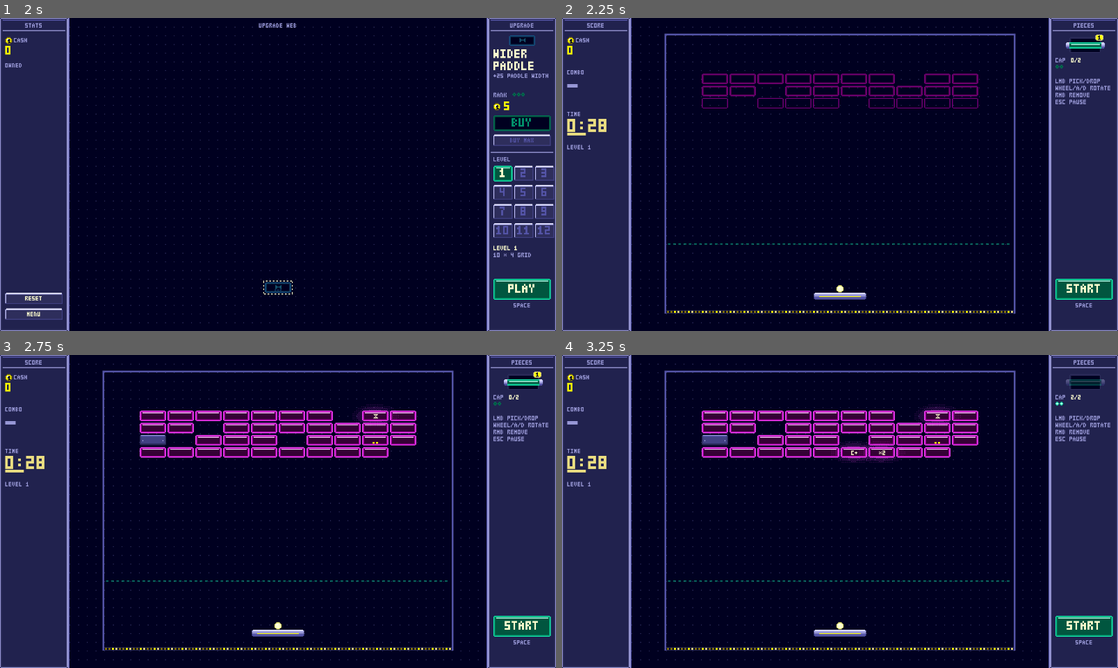
Above: before the commit, frames 1-4 (two rows, left to right).
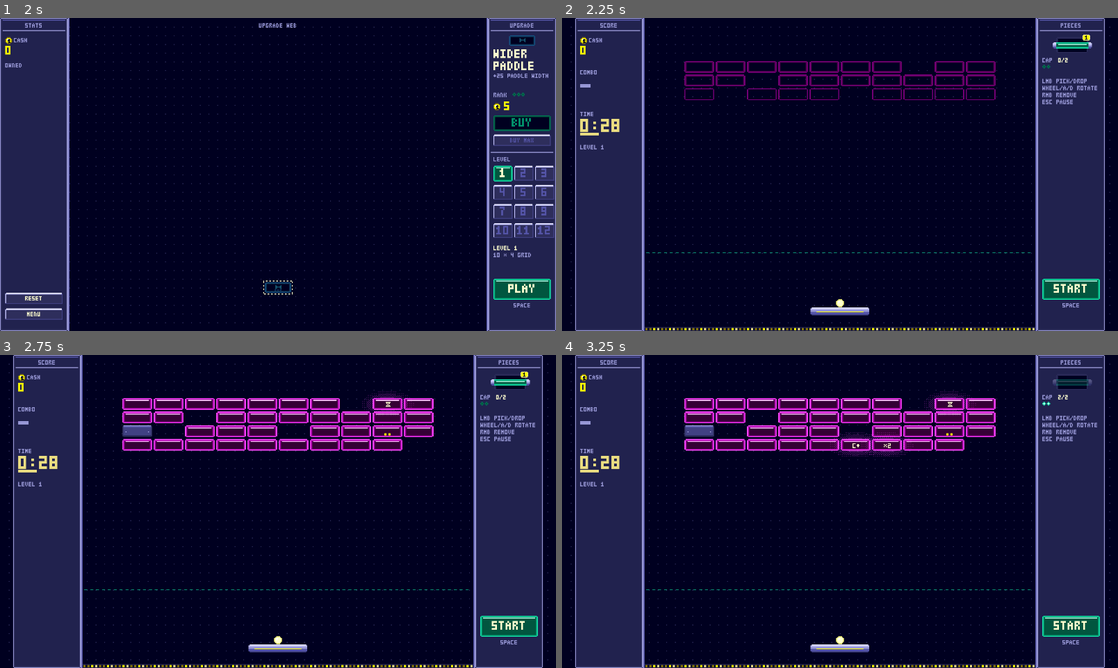
Above: after the commit, the same moments.

Repository: alpacaxander/breakin-cremental
Game: Godot game, scene res://src/main.tscn
Two runs of this game, one before a commit and one after it. Both use one fixed random seed, a clock stepped at 60 frames per second and the inputs below.
Inputs:
- Up to frame 1 (2 s): click "PLAY" at 0.5 s; click "1" at 1.25 s
- Up to frame 2 (2.25 s): click "PLAY" at 2 s
- Up to frame 3 (2.75 s): no input
- Up to frame 4 (3.25 s): click "1" at 2.75 s

Frame 1 is identical in both runs. In frame 2, 18% of the frame differs, in the area x 0-100%, y 0-100%; in frame 3, 24%; in frame 4, 24%.

Commit message:
Scale the cabinet with the window and move the columns in against the arena
Godot's stretch is off; main.gd sets the window scale so 1280x720 just fits, so
there are no bars and the HUD grows with the arena. In a round the columns sit
against the arena frame and the leftover width is board outside them. The cursor
follows the scale. tests/shots.gd renders every screen at eight window sizes
under Xvfb (xvfb-run added to the dev shell) for checking the layout by eye.

Co-Authored-By: Claude Fable 5.1 <noreply@anthropic.com>

Diff:
--- a/project.godot
+++ b/project.godot
@@ -22,9 +22,7 @@
 
 window/size/viewport_width=1280
 window/size/viewport_height=720
-window/stretch/mode="canvas_items"
-window/stretch/aspect="expand"
-window/stretch/scale_mode="integer"
+window/stretch/mode="disabled"
 
 [gui]
 
--- a/src/arena.gd
+++ b/src/arena.gd
@@ -69,7 +69,6 @@
 func _ready() -> void:
 	field = Rect2(Vector2.ZERO, Game.arena_size(level))
 	get_viewport().size_changed.connect(_fit)
-	_fit()
 	# Walls: left, right, top. Bottom is open, that's the drop. Then the level's own walls, if any.
 	box("wall", Vector2(100, field.size.y * 3), Vector2(-50, field.size.y / 2))
 	box("wall", Vector2(100, field.size.y * 3), Vector2(field.size.x + 50, field.size.y / 2))
@@ -108,15 +107,21 @@
 	place = Place.new(self, ui)
 	place.started.connect(_on_start)
 	add_child(place)
-
-
-## Centres the arena between the cabinet columns, on whole sprite px, and re-fits the cabinet screens riding on this node.
+	_fit()  # after the cabinet exists, so its columns move in to the frame
+
+
+## Scales the arena to the largest that fits between the cabinet columns, centres it on whole sprite px, and moves the
+## columns of the cabinet screens riding on this node in against its frame.
 func _fit() -> void:
 	var canvas := get_viewport().get_visible_rect().size
 	var inset := Ui.FIELD_X * Fx.SCALE  # a column, in game px
-	position = (Vector2(inset, 0) + (Vector2(canvas.x - 2 * inset, canvas.y) - field.size) / 2).snapped(Vector2.ONE * Fx.SCALE)
+	# ponytail: free scale, so sprite px go uneven above 1x; floor s to 0.5 steps (whole screen px) if the shimmer bothers
+	var s := minf((canvas.x - 2 * inset) / field.size.x, canvas.y / field.size.y)
+	scale = Vector2.ONE * s
+	position = ((canvas - field.size * s) / 2).snapped(Vector2.ONE * Fx.SCALE)
 	for c in get_children():
 		if c is Ui.Root:
+			c.edge = maxf(0, position.x / Fx.SCALE - Ui.FIELD_X)
 			c.fit()
 
 
@@ -608,7 +613,7 @@
 
 func _draw() -> void:
 	# Base and dots come from the cabinet (ui, drawn beneath this). Here: the frame and level walls, the placement line,
-	# the bottom lamps and the balls. The frame sits just outside the arena, under the rails when the arena fills the field.
+	# the bottom lamps and the balls. The frame sits just outside the arena, under the rails.
 	var w := field.size.x
 	var h := field.size.y
 	draw_polyline([Vector2(-2, h), Vector2(-2, -2), Vector2(w + 2, -2), Vector2(w + 2, h)], Tuning.COLORS.trim_hi, 4)
--- a/src/main.gd
+++ b/src/main.gd
@@ -6,13 +6,30 @@
 const Sfx = preload("res://src/sfx.gd")
 
 
+var zoom := 0.0  # the cabinet's scale k: a sprite px is 2k screen px
+
+
 func _ready() -> void:
-	var cursor := Ui.tex("ui_cursor").get_image()
-	cursor.resize(16, 16, Image.INTERPOLATE_NEAREST)  # the cursor is in screen px, not sprite px
-	Input.set_custom_mouse_cursor(ImageTexture.create_from_image(cursor))
 	get_tree().auto_accept_quit = false  # the window's close button goes through Sfx.quit too
 	get_window().min_size = Vector2i(1280, 720)  # the field between the columns must always hold Tuning.ARENA
+	get_window().size_changed.connect(_scale)
+	_scale()
 	_show_menu()
+
+
+## The scale at which 1280x720 just fits, with the canvas covering the whole window: the cabinet grows with the arena and a
+## wider window shows more board beside it. Godot's own stretch modes letterbox instead. The cursor follows: it is in screen
+## px, not sprite px.
+func _scale() -> void:
+	var w := get_window()
+	var k := maxf(1, minf(w.size.x / 1280.0, w.size.y / 720.0))
+	if k == zoom:
+		return
+	zoom = k
+	w.content_scale_factor = k
+	var cursor := Ui.tex("ui_cursor").get_image()
+	cursor.resize(roundi(16 * k), roundi(16 * k), Image.INTERPOLATE_NEAREST)
+	Input.set_custom_mouse_cursor(ImageTexture.create_from_image(cursor))
 
 
 func _notification(what: int) -> void:
--- a/src/ui.gd
+++ b/src/ui.gd
@@ -1,8 +1,9 @@
 ## Cabinet UI: every screen is a 640x360 sprite-space layout shown at 2x, centred in a canvas that grows with the window
-## (project.godot: expand aspect, integer scale, so there are no bars and every sprite px stays whole). A score/stats column
-## sits at the canvas's left edge, a pieces/menu column at its right edge, the field between them; the columns stretch over
-## the canvas height. Layout coordinates work unchanged: centred content goes on the Root, column content on Root.left /
-## Root.right (origins at the edges, so x 0..77 and RX..639 land in the columns). Look: src/theme.tres, assets/pixel/preview/ui_*.png.
+## (main.gd scales the window so 1280x720 just fits, so there are no bars). A score/stats column sits at the canvas's left
+## edge, a pieces/menu column at its right edge, the field between them; the columns stretch over the canvas height. In a
+## round the arena moves both columns in against its frame (edge), leaving board outside them. Layout coordinates work
+## unchanged: centred content goes on the Root, column content on Root.left / Root.right (origins at the columns' outer
+## edges, so x 0..77 and RX..639 land in the columns). Look: src/theme.tres, assets/pixel/preview/ui_*.png.
 extends Node
 
 const Tuning = preload("res://src/tuning.gd")
@@ -20,13 +21,16 @@
 class Root extends Control:
 	signal back
 	var sheet := Control.new()  # covers the whole canvas: base, dots and the columns anchor to it
-	var left := Control.new()  # column content, origin at the canvas's left edge
-	var right := Control.new()  # column content, origin SIZE.x left of the canvas's right edge, so RX coordinates land in it
+	var left := Control.new()  # column content, origin at the left column's outer edge
+	var right := Control.new()  # column content, origin SIZE.x left of the right column's outer edge, so RX coordinates land in it
 	var field := Control.new()  # the canvas between the columns, full height; the shop pans its web inside it
+	var edge := 0.0  # board left outside each column, in sprite px; the arena sets it so the columns meet its frame
+	var cols: Array[Control] = []  # chassis' left panel, left rail, right panel, right rail
 
 	func _init() -> void:
 		size = SIZE
 		scale = Vector2.ONE * Fx.SCALE
+		top_level = true  # the arena scales itself to fit; the cabinet keeps its own 2x
 		z_index = 2  # above the arena's effect sprites (z 1), so overlays dim them too
 		mouse_filter = MOUSE_FILTER_IGNORE
 		process_mode = Node.PROCESS_MODE_ALWAYS  # keeps working over a paused tree
@@ -41,14 +45,20 @@
 	## Centres the layout in the canvas and lays the sheet, columns and field over all of it. A parent that moves
 	## (the arena) calls this again after moving.
 	func fit() -> void:
-		var canvas := get_viewport().get_visible_rect().size / Fx.SCALE
+		var exact := get_viewport().get_visible_rect().size / Fx.SCALE  # sprite px, fractional at odd window sizes
+		var canvas := exact.floor()  # layout stays on whole sprite px; the sheet and columns reach the exact edge
 		global_position = ((canvas - SIZE) / 2).floor() * Fx.SCALE
 		sheet.position = -global_position / Fx.SCALE
-		sheet.size = canvas
-		left.position.x = sheet.position.x
-		right.position.x = sheet.position.x + canvas.x - SIZE.x
+		sheet.size = exact
+		left.position.x = sheet.position.x + edge
+		right.position.x = sheet.position.x + canvas.x - SIZE.x - edge
 		field.position = Vector2(left.position.x + FIELD_X, sheet.position.y)
-		field.size = Vector2(canvas.x - 2 * FIELD_X, canvas.y)
+		field.size = Vector2(canvas.x - 2 * (FIELD_X + edge), exact.y)
+		var xs := [edge, edge + FIELD_X - 2, canvas.x - edge - FIELD_X + 2, canvas.x - edge - FIELD_X]
+		var ws := [FIELD_X - 2.0, 2.0, (exact.x - canvas.x if edge == 0 else 0.0) + FIELD_X - 2, 2.0]  # flush panels reach the exact edge
+		for i in cols.size():
+			cols[i].position = Vector2(xs[i], 0)
+			cols[i].size = Vector2(ws[i], exact.y)
 
 	func _unhandled_input(e: InputEvent) -> void:
 		if e is InputEventKey and e.pressed and e.keycode == KEY_ESCAPE and back.has_connections():
@@ -77,20 +87,6 @@
 static func fill(r: Root, c: Control) -> void:
 	r.sheet.add_child(c)
 	c.set_anchors_and_offsets_preset(Control.PRESET_FULL_RECT)
-
-
-## Stretches a column control over the canvas height at its layout x; anything at the right column follows the right edge.
-static func pin(c: Control) -> void:
-	var right := c.position.x >= RX - 2
-	var x := c.position.x - (SIZE.x if right else 0.0)
-	var w := c.size.x
-	c.anchor_left = 1.0 if right else 0.0
-	c.anchor_right = c.anchor_left
-	c.anchor_bottom = 1.0
-	c.offset_left = x
-	c.offset_right = x + w
-	c.offset_top = 0
-	c.offset_bottom = 0
 
 
 ## Base, dots, both columns (titled when given) and rails. under: base and dots draw beneath the parent's own drawing (the arena's balls).
@@ -114,8 +110,7 @@
 		rail.size = Vector2(2, 360)
 		rail.mouse_filter = Control.MOUSE_FILTER_IGNORE
 		r.sheet.add_child(rail)
-		for c in [p, rail]:
-			pin(c)
+		r.cols.append_array([p, rail])  # Root.fit sizes them
 	for t in [[r.left, 0, left], [r.right, RX, right]]:
 		if t[2]:
 			label(t[0], t[2], t[1], 6, Tuning.COLORS.rivet, 1, 78, HORIZONTAL_ALIGNMENT_CENTER)
--- /dev/null
+++ b/tests/shots.gd
@@ -0,0 +1,41 @@
+extends Node
+## Renders every screen at a set of window sizes to user://shots/, to check the layout by eye. Needs a display with no
+## window manager fighting the sizes, so run it under Xvfb (nothing opens on the desktop):
+## nix develop -c xvfb-run -s "-screen 0 3840x2160x24" godot --display-driver x11 --rendering-driver opengl3 tests/shots.tscn
+
+const SIZES := [Vector2i(1280, 720), Vector2i(1800, 1100), Vector2i(1920, 1080), Vector2i(1280, 1440), Vector2i(2520, 1370), Vector2i(2560, 1440), Vector2i(3440, 1440), Vector2i(3840, 2160)]
+
+
+func _ready() -> void:
+	DisplayServer.window_set_mode(DisplayServer.WINDOW_MODE_WINDOWED)  # the saved settings may say fullscreen
+	Game.enter_sandbox()  # every level open, nothing saved
+	var main = load("res://src/main.tscn").instantiate()
+	add_child(main)
+	var dir := ProjectSettings.globalize_path("user://shots")
+	DirAccess.make_dir_recursive_absolute(dir)
+	print("shots -> ", dir)
+	# Each screen is built once and then resized live, the way a player drags the window.
+	var screens := [["menu", main._show_menu], ["shop", main._show_shop], ["arena1", main._play.bind(0)], ["arena2", main._play.bind(1)],
+		["pause", func(): main._play(1); main.get_child(-1)._pause(true)]]
+	for sc in screens:
+		sc[1].call()
+		for s in SIZES:
+			get_window().size = s
+			await _settle()
+			if get_window().size != s:
+				push_warning("window is %s, not %s" % [get_window().size, s])
+			_save(dir, sc[0], s)
+		get_tree().paused = false
+	preload("res://src/sfx.gd").quit()
+
+
+func _settle() -> void:
+	for i in 4:
+		await get_tree().process_frame
+	await RenderingServer.frame_post_draw
+
+
+func _save(dir: String, name: String, s: Vector2i) -> void:
+	var w := get_window()
+	print("%s %dx%d: k %.3f, canvas %s" % [name, s.x, s.y, w.content_scale_factor, w.get_visible_rect().size])
+	w.get_texture().get_image().save_png("%s/%s_%dx%d.png" % [dir, name, s.x, s.y])
--- /dev/null
+++ b/tests/shots.tscn
@@ -0,0 +1,6 @@
+[gd_scene load_steps=2 format=3]
+
+[ext_resource type="Script" path="res://tests/shots.gd" id="1"]
+
+[node name="Shots" type="Node"]
+script = ExtResource("1")
Not shown, changed: CLAUDE.md
Not shown, changed: flake.nix
